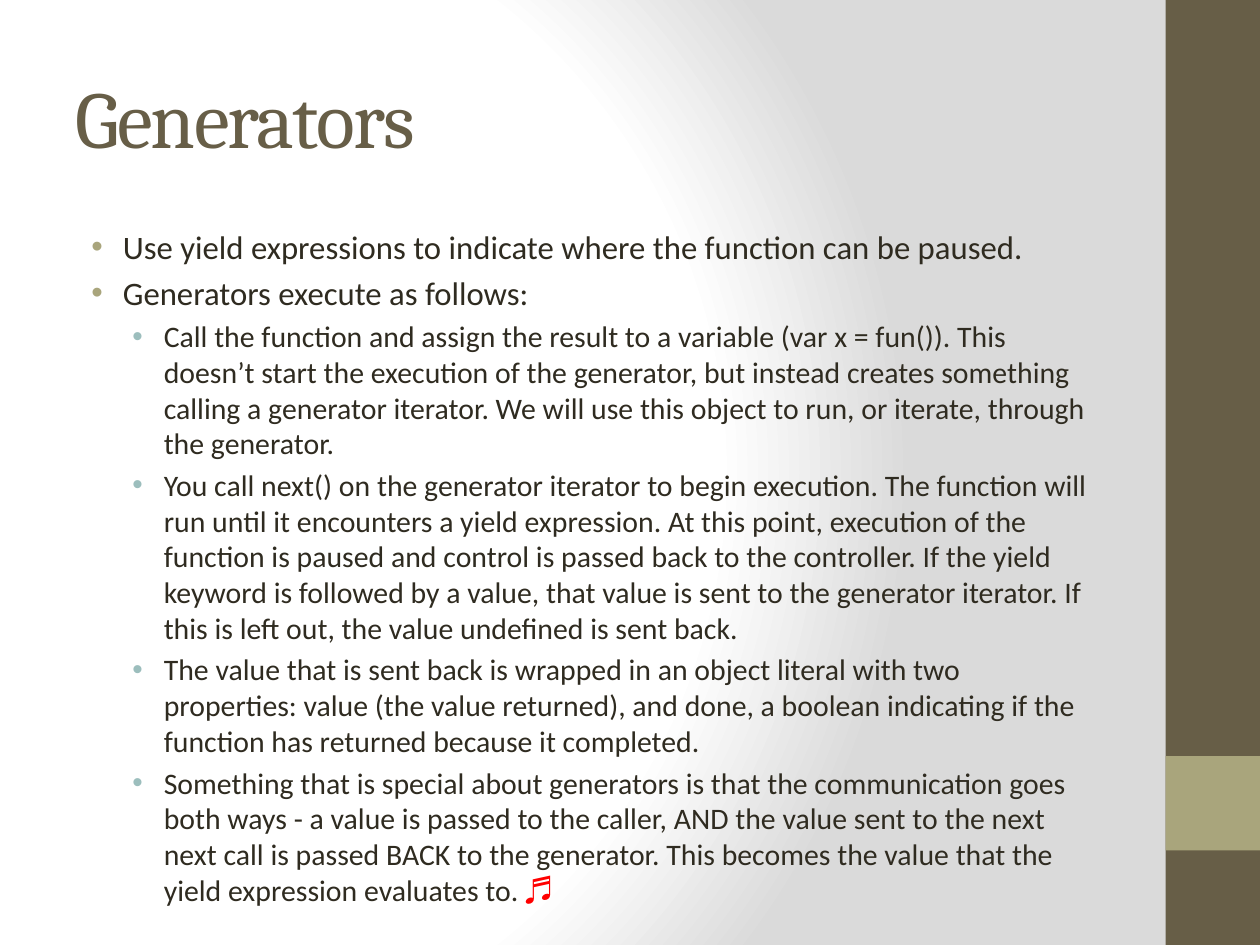
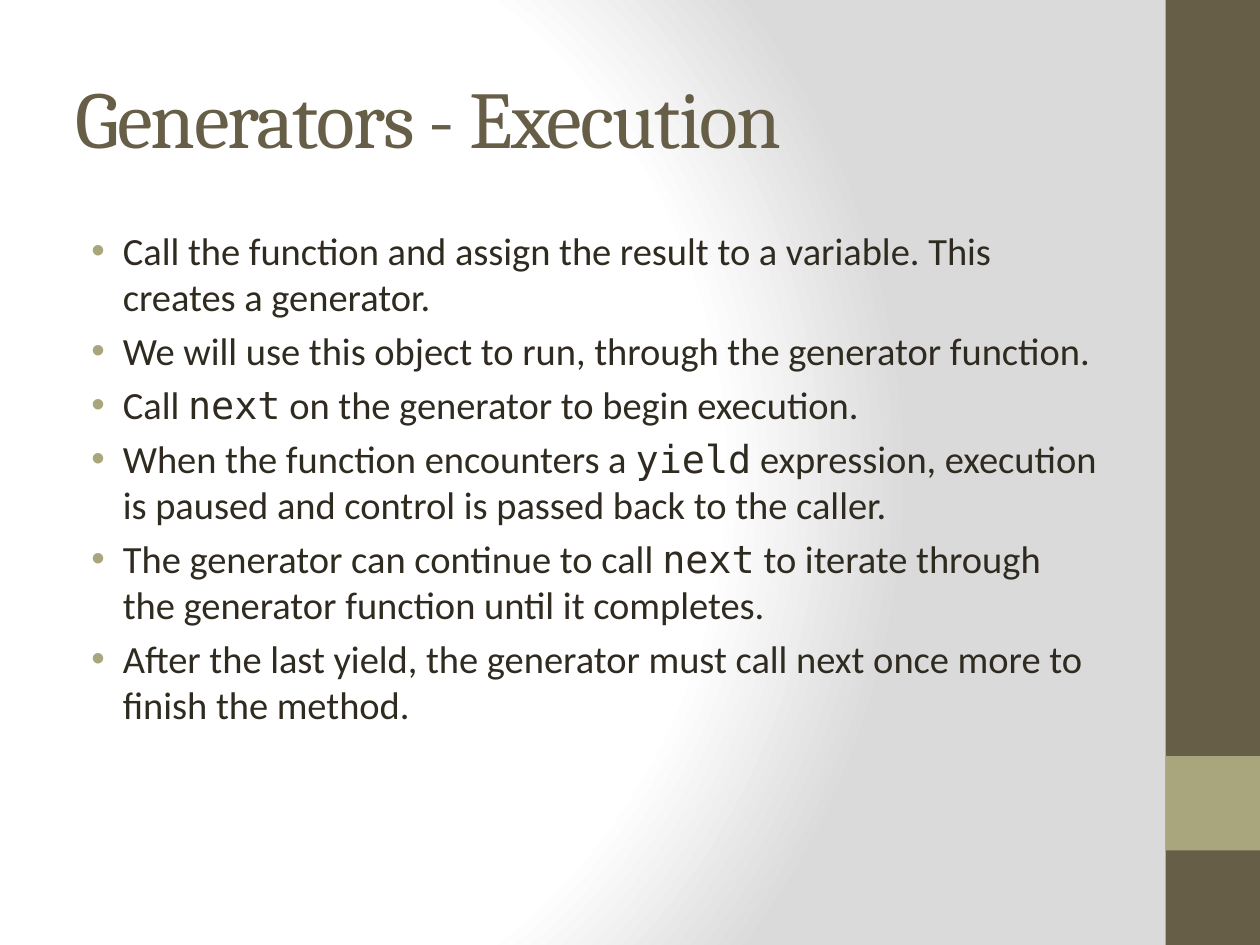
Before and after one commit to cheryly279/AsyncDiscussion, a slide deck: slide 30 of Async_Discussion_9_29_15.pptx (slide 35 before the commit). Drawn at 1260x945 pixels with LibreOffice and Linux fonts; fonts in the diff are those of the drawing. Boxes give left, top, right and bottom in pixels: in the first picture for what was removed or moved away, otherwise in the second. Text is boxed around its words. In the diff, an @@ line names an element or a change of style, - is before the commit and + after.

Commit message:
Revised powerpoint.

```diff
--- a/Async_Discussion_9_29_15.pptx
+++ b/Async_Discussion_9_29_15.pptx
@@ title at [76,93,782,149]: text changed @@
-Generators
+Generators - Execution
@@ text at [123,238,1097,720]: text changed; size 17 to 22 pt @@
-• Use yield expressions to indicate where the function can be paused.
-• Generators execute as follows:
-  • Call the function and assign the result to a variable (var x = fun()). This doesn’t start the execution of the generator, but instead creates something calling a generator iterator. We will use this object to run, or iterate, through the generator.
-  • You call next() on the generator iterator to begin execution. The function will run until it encounters a yield expression. At this point, execution of the function is paused and control is passed back to the controller. If the yield keyword is followed by a value, that value is sent to the generator iterator. If this is left out, the value undefined is sent back.
-  • The value that is sent back is wrapped in an object literal with two properties: value (the value returned), and done, a boolean indicating if the function has returned because it completed.
-  • Something that is special about generators is that the communication goes both ways - a value is passed to the caller, AND the value sent to the next next call is passed BACK to the generator. This becomes the value that the yield expression evaluates to. ♬
+• Call the function and assign the result to a variable. This creates a generator.
+• We will use this object to run, through the generator function.
+• Call next on the generator to begin execution.
+• When the function encounters a yield expression, execution is paused and control is passed back to the caller.
+• The generator can continue to call next to iterate through the generator function until it completes.
+• After the last yield, the generator must call next once more to finish the method.
```
Also in this commit, not shown: 28 other slides changed, 1 slide added, 3 slides removed.
